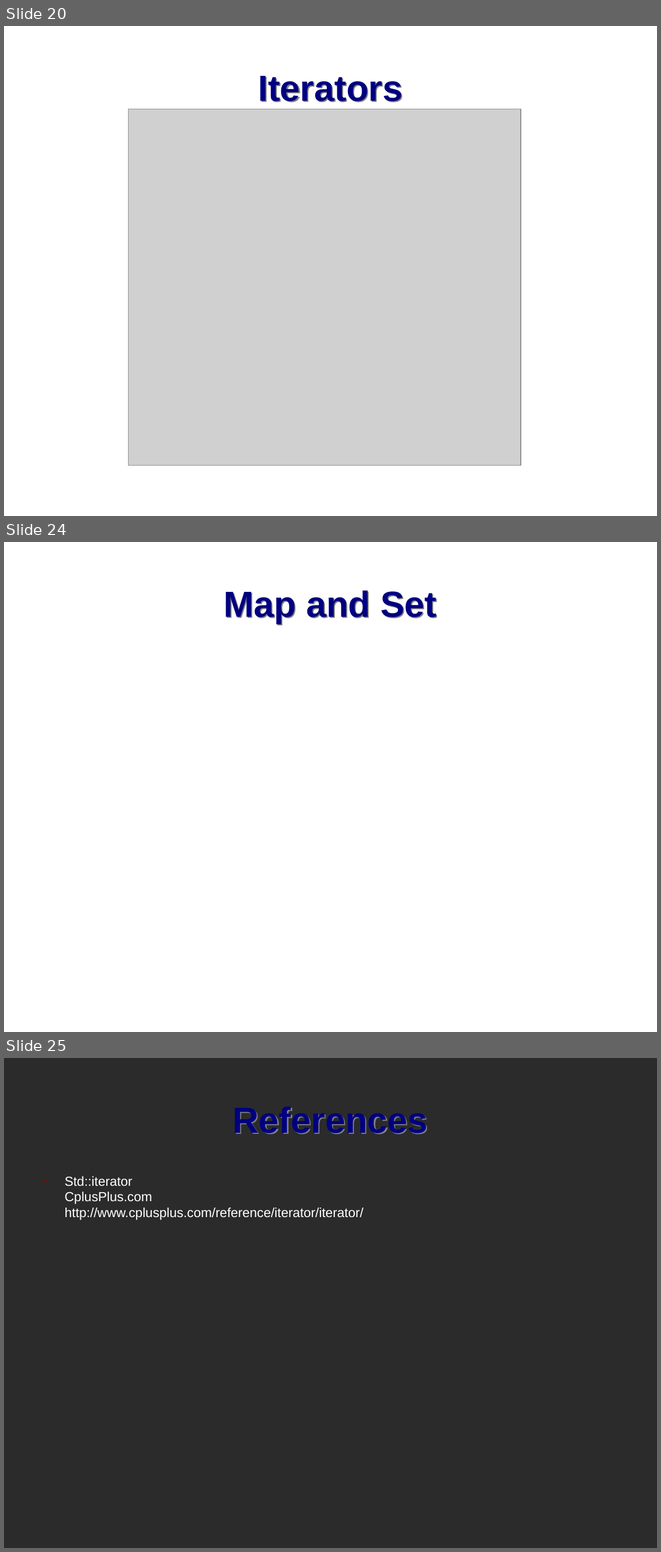
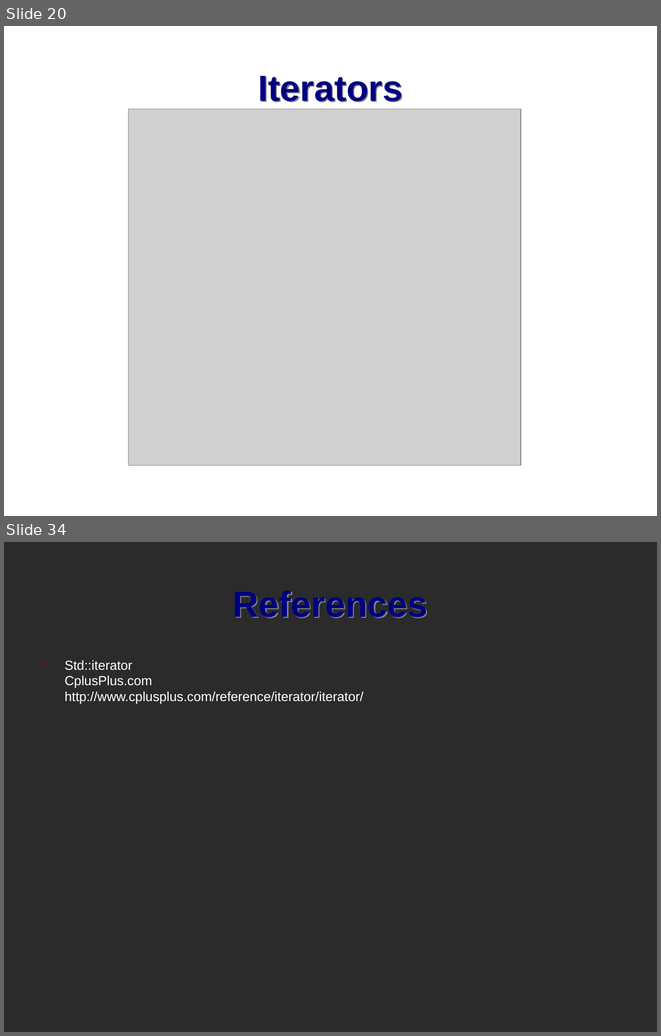
Before and after one commit to mactwist555/CPP-Course, a slide deck: Lecture/12 STL Data Structures and Iterators/1 STL Data Structures.odp. Shown one above the other, each under a label of ours: slides 20, 24 and 25 before the commit, slides 20 and 34 after it; the slides between them are not shown. The pictures are 661x1552 and 661x1036 pixels, drawn with LibreOffice and Linux fonts; fonts in the diff are those of the drawing; grey boxes stand for pictures; background and template pictures are left out; a plain dark background stands for a picture behind light text. Boxes give left, top, right and bottom in pixels: in the first picture for what was removed or moved away, otherwise in the second. Text is boxed around its words. In the diff, an @@ line names an element or a change of style, - is before the commit and + after.

```diff
--- a/Lecture/12 STL Data Structures and Iterators/1 STL Data Structures.odp
+++ b/Lecture/12 STL Data Structures and Iterators/1 STL Data Structures.odp
@@ slide 24 removed at bbox=[4, 542, 657, 1032], background picture (left out) @@
@@ title removed at bbox=[224, 590, 436, 623] @@
-Map and Set
@@ what was slide 25 is now slide 34 @@
```
Also in this commit, not shown: 13 slides added, 3 other slides removed.
